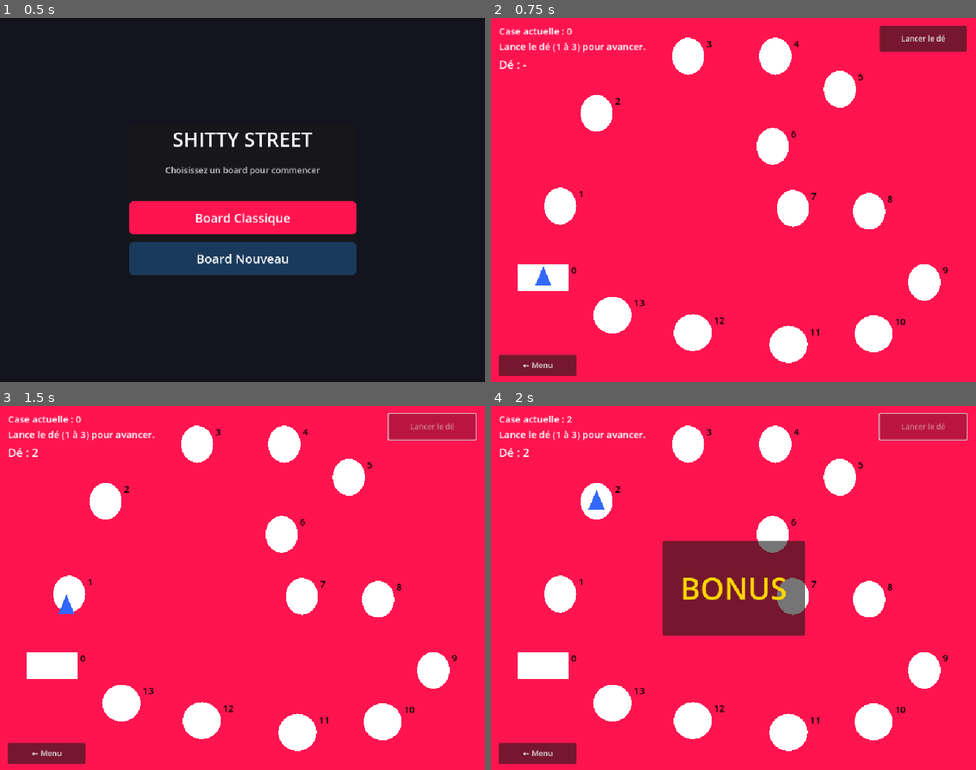
Above: before the commit, frames 1-4 (two rows, left to right).
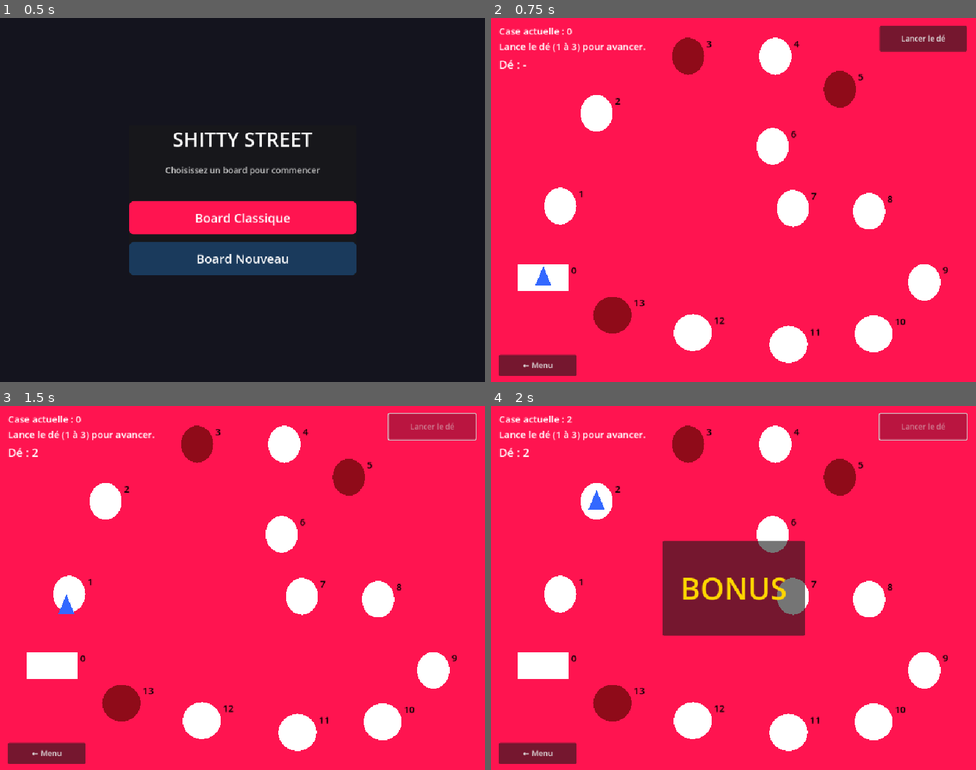
Above: after the commit, the same moments.

Repository: tryphonpm/SHST_empty01
Game: Godot game, scene res://menu.tscn
Two runs of this game, one before a commit and one after it. Both use one fixed random seed, a clock stepped at 60 frames per second and the inputs below.
Inputs:
- Up to frame 1 (0.5 s): no input
- Up to frame 2 (0.75 s): click "Board Classique" at 0.5 s
- Up to frame 3 (1.5 s): click "Lancer le dé" at 1.25 s
- Up to frame 4 (2 s): no input

Frame 1 is identical in both runs. In frame 2, 1.7% of the frame differs, in the area x 21-76%, y 5-87%; in frame 3, 1.7%; in frame 4, 1.7%.

Commit message:
setup_couleur_emplacement

Diff:
--- a/shitty_empty01/board_02.gd
+++ b/shitty_empty01/board_02.gd
@@ -6,6 +6,14 @@
 const SHAPE_COLOR := Color(1, 1, 1, 1)
 const LABEL_COLOR := Color(0, 0, 0, 1)
 const LABEL_SIZE  := 20
+
+## Couleurs dynamiques par label de case (peuplées en phase de setup).
+## Clé : label String (ex. "3") — Valeur : Color
+var shape_colors: Dictionary = {}
+
+func set_shape_color(label: String, color: Color) -> void:
+	shape_colors[label] = color
+	queue_redraw()
 
 ## BOARD_DATA — source de vérité de chaque case.
 ## Chaque dict est extensible ; ajouter de nouvelles clés dans generate_scene.py.
@@ -46,10 +54,11 @@
 func _draw() -> void:
 	draw_rect(Rect2(0, 0, 1024, 768), BG_COLOR)
 	for sh in SHAPES:
+		var color: Color = shape_colors.get(sh.label, SHAPE_COLOR)
 		if sh.type == "ellipse":
-			_draw_ellipse(Vector2(sh.cx, sh.cy), sh.rx, sh.ry)
+			_draw_ellipse(Vector2(sh.cx, sh.cy), sh.rx, sh.ry, color)
 		elif sh.type == "rectangle":
-			draw_rect(Rect2(sh.cx - sh.rx, sh.cy - sh.ry, sh.rx * 2, sh.ry * 2), SHAPE_COLOR)
+			draw_rect(Rect2(sh.cx - sh.rx, sh.cy - sh.ry, sh.rx * 2, sh.ry * 2), color)
 	for sh in SHAPES:
 		draw_string(
 			ThemeDB.fallback_font,
@@ -57,9 +66,10 @@
 			sh.label, HORIZONTAL_ALIGNMENT_LEFT, -1, LABEL_SIZE, LABEL_COLOR
 		)
 
-func _draw_ellipse(center: Vector2, rx: float, ry: float, steps: int = 48) -> void:
+func _draw_ellipse(center: Vector2, rx: float, ry: float,
+			color: Color = SHAPE_COLOR, steps: int = 48) -> void:
 	var pts: PackedVector2Array
 	for i in range(steps):
 		var a := TAU * i / steps
 		pts.append(center + Vector2(cos(a) * rx, sin(a) * ry))
-	draw_colored_polygon(pts, SHAPE_COLOR)
+	draw_colored_polygon(pts, color)
--- a/shitty_empty01/board_03.gd
+++ b/shitty_empty01/board_03.gd
@@ -6,6 +6,14 @@
 const SHAPE_COLOR := Color(1, 1, 1, 1)
 const LABEL_COLOR := Color(0, 0, 0, 1)
 const LABEL_SIZE  := 20
+
+## Couleurs dynamiques par label de case (peuplées en phase de setup).
+## Clé : label String (ex. "3") — Valeur : Color
+var shape_colors: Dictionary = {}
+
+func set_shape_color(label: String, color: Color) -> void:
+	shape_colors[label] = color
+	queue_redraw()
 
 ## BOARD_DATA — source de vérité de chaque case.
 ## Chaque dict est extensible ; ajouter de nouvelles clés dans generate_scene.py.
@@ -46,10 +54,11 @@
 func _draw() -> void:
 	draw_rect(Rect2(0, 0, 1024, 768), BG_COLOR)
 	for sh in SHAPES:
+		var color: Color = shape_colors.get(sh.label, SHAPE_COLOR)
 		if sh.type == "ellipse":
-			_draw_ellipse(Vector2(sh.cx, sh.cy), sh.rx, sh.ry)
+			_draw_ellipse(Vector2(sh.cx, sh.cy), sh.rx, sh.ry, color)
 		elif sh.type == "rectangle":
-			draw_rect(Rect2(sh.cx - sh.rx, sh.cy - sh.ry, sh.rx * 2, sh.ry * 2), SHAPE_COLOR)
+			draw_rect(Rect2(sh.cx - sh.rx, sh.cy - sh.ry, sh.rx * 2, sh.ry * 2), color)
 	for sh in SHAPES:
 		draw_string(
 			ThemeDB.fallback_font,
@@ -57,9 +66,10 @@
 			sh.label, HORIZONTAL_ALIGNMENT_LEFT, -1, LABEL_SIZE, LABEL_COLOR
 		)
 
-func _draw_ellipse(center: Vector2, rx: float, ry: float, steps: int = 48) -> void:
+func _draw_ellipse(center: Vector2, rx: float, ry: float,
+			color: Color = SHAPE_COLOR, steps: int = 48) -> void:
 	var pts: PackedVector2Array
 	for i in range(steps):
 		var a := TAU * i / steps
 		pts.append(center + Vector2(cos(a) * rx, sin(a) * ry))
-	draw_colored_polygon(pts, SHAPE_COLOR)
+	draw_colored_polygon(pts, color)
--- a/shitty_empty01/game.gd
+++ b/shitty_empty01/game.gd
@@ -32,7 +32,41 @@
 	back_button.pressed.connect(_on_back_pressed)
 	bonus_popup.visible = false
 	fork_popup.visible = false
+	roll_button.disabled = true
+	await _run_setup()
+	roll_button.disabled = false
 	_update_ui()
+
+# ── Setup ─────────────────────────────────────────────────────────────────────
+
+## Retourne la liste ordonnée des fonctions de setup à exécuter avant chaque partie.
+## Pour ajouter une nouvelle étape : décommenter ou ajouter une ligne ici.
+func _get_setup_steps() -> Array[Callable]:
+	return [
+		_setup_colored_positions,
+		# _setup_future_feature,
+	]
+
+## Exécute toutes les étapes de setup dans l'ordre.
+func _run_setup() -> void:
+	for step: Callable in _get_setup_steps():
+		await step.call()
+
+## Setup #1 — Colorisation aléatoire de N cases au démarrage de la partie.
+## Modifie uniquement l'aspect visuel ; ne change pas BOARD_DATA.
+## Pour changer le nombre ou la couleur, éditer les constantes ci-dessous.
+func _setup_colored_positions() -> void:
+	const COUNT: int = 3
+	const COLOR: Color = Color(143.0 / 255.0, 11.0 / 255.0, 25.0 / 255.0)  # maroon RGB(143,11,25)
+
+	# Construire la liste des indices candidats (on exclut la case 0 = départ)
+	var candidates: Array[int] = []
+	for i in range(1, board.BOARD_DATA.size()):
+		candidates.append(i)
+	candidates.shuffle()
+
+	for i in range(mini(COUNT, candidates.size())):
+		board.set_shape_color(str(candidates[i]), COLOR)
 
 # ── Entrées ──────────────────────────────────────────────────────────────────
 
Not shown, changed: .cursorrules
Not shown, changed: CLAUDE.md
Not shown, changed: generate_scene.py
